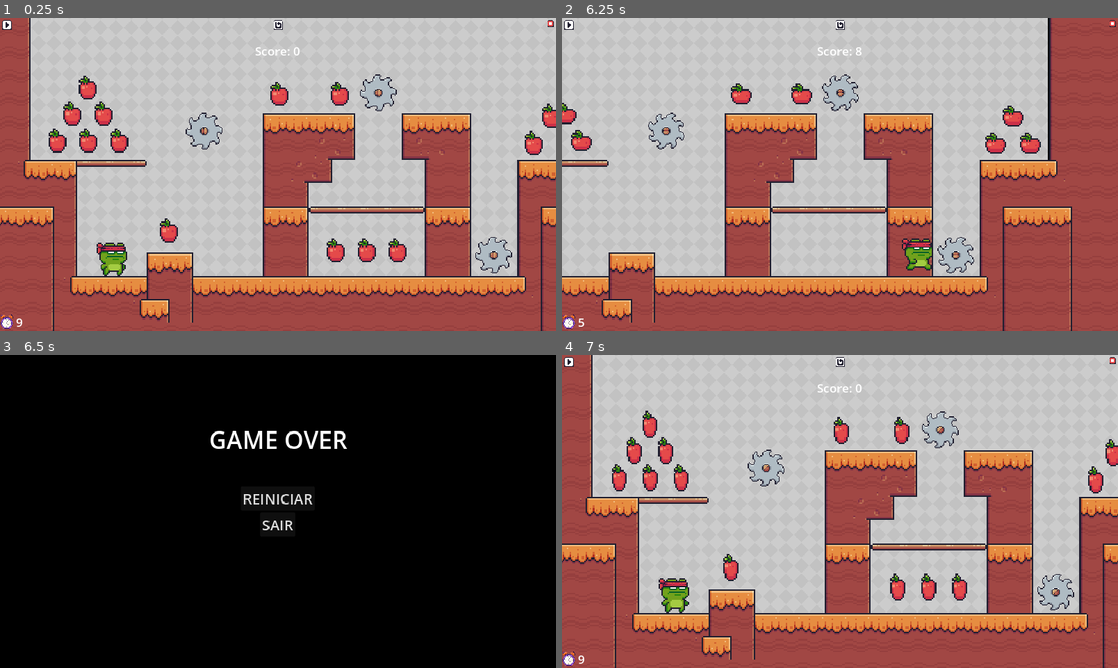
Above: before the commit, frames 1-4 (two rows, left to right).
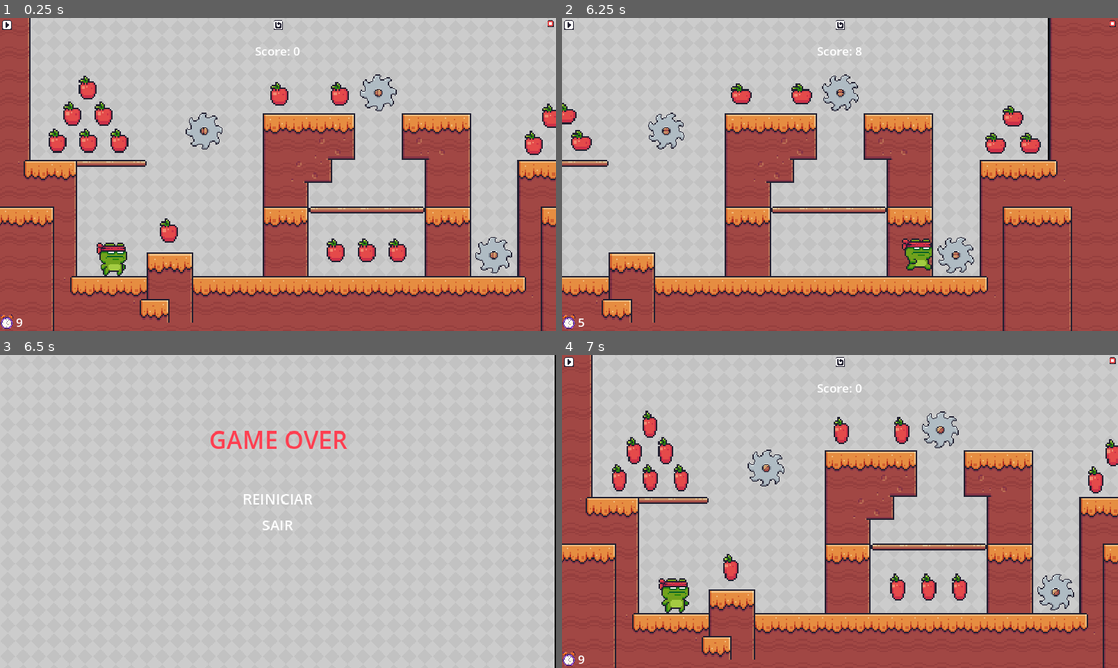
Above: after the commit, the same moments.

Repository: JotaV3/jogo_godot
Game: Godot game, scene res://main.tscn
Same seed, same stepped clock (60 frames per second), same inputs: the game is played once before the commit and once after it.
Inputs (mouse positions are in pixels of both pictures, inside the frame that each line leads up to):
- Up to frame 1 (0.25 s): no input
- Up to frame 2 (6.25 s): click (840, 24) at 0.5 s; click (840, 24) at 1.25 s; click (840, 24) at 2 s; hold D (right) 2.78-4.28 s; tap Space (jump) at 3.02, 3.77, 5.27, 6.02 s; hold A (left) 4.28-5.03 s; hold D (right) from 5.03 s (still down)
- Up to frame 3 (6.5 s): keep holding D (right)
- Up to frame 4 (7 s): release D (right) at 6.5 s; click "REINICIAR" at 6.5 s

Frames 1-2 are identical in both runs. In frame 3, 100% of the frame differs, in the area x 0-100%, y 0-100%; in frame 4, nothing differs.

Commit message:
segunda_versão

Diff:
--- a/scenes/control.gd
+++ b/scenes/control.gd
@@ -17,8 +17,10 @@
 func _process(delta):
 	score.text = str("Score: %d" % Manager.score)
 
-	if seconds == 0:
+	if seconds <= 0 && Manager.score < 30:
 		get_tree().change_scene_to_file("res://scenes/game_over.tscn")
+	elif Manager.score == 30:
+		get_tree().change_scene_to_file("res://scenes/game_won.tscn")
 
 func _on_timer_timeout():
 	seconds -= 1
--- a/scenes/game_over.tscn
+++ b/scenes/game_over.tscn
@@ -1,9 +1,21 @@
-[gd_scene load_steps=2 format=3 uid="uid://cwe1rrmdqun2u"]
+[gd_scene load_steps=3 format=3 uid="uid://cwe1rrmdqun2u"]
 
 [ext_resource type="Script" path="res://scenes/game_over.gd" id="1_tkd7r"]
+[ext_resource type="Texture2D" uid="uid://cxi8w1xe4k0g7" path="res://assets/Background/Gray.png" id="2_7rk8m"]
 
 [node name="game_over" type="CanvasLayer"]
 script = ExtResource("1_tkd7r")
+
+[node name="background" type="TextureRect" parent="."]
+anchors_preset = 15
+anchor_right = 1.0
+anchor_bottom = 1.0
+offset_right = -3.0
+offset_bottom = 25.0
+grow_horizontal = 2
+grow_vertical = 2
+texture = ExtResource("2_7rk8m")
+stretch_mode = 1
 
 [node name="game_over" type="Label" parent="."]
 offset_left = 433.0
@@ -11,7 +23,7 @@
 offset_right = 719.0
 offset_bottom = 208.5
 size_flags_horizontal = 4
-theme_override_colors/font_color = Color(1, 1, 1, 1)
+theme_override_colors/font_color = Color(1, 0.243427, 0.312854, 1)
 theme_override_font_sizes/font_size = 50
 text = "GAME OVER"
 
@@ -30,14 +42,18 @@
 [node name="restart" type="Button" parent="container"]
 layout_mode = 2
 size_flags_horizontal = 4
+theme_override_colors/font_color = Color(1, 1, 1, 1)
 theme_override_font_sizes/font_size = 30
 text = "REINICIAR"
+flat = true
 
 [node name="quit" type="Button" parent="container"]
 layout_mode = 2
 size_flags_horizontal = 4
+theme_override_colors/font_color = Color(1, 1, 1, 1)
 theme_override_font_sizes/font_size = 30
 text = "SAIR"
+flat = true
 
 [connection signal="pressed" from="container/restart" to="." method="_on_restart_pressed"]
 [connection signal="pressed" from="container/quit" to="." method="_on_quit_pressed"]
--- a/scenes/game_won.tscn
+++ b/scenes/game_won.tscn
@@ -1,10 +1,21 @@
-[gd_scene load_steps=2 format=3 uid="uid://doq22xdwv5i6x"]
+[gd_scene load_steps=3 format=3 uid="uid://doq22xdwv5i6x"]
 
 [ext_resource type="Script" path="res://scenes/game_won.gd" id="1_fgx0c"]
+[ext_resource type="Texture2D" uid="uid://cxi8w1xe4k0g7" path="res://assets/Background/Gray.png" id="2_u5kag"]
 
 [node name="game_won" type="CanvasLayer"]
-visible = false
 script = ExtResource("1_fgx0c")
+
+[node name="background" type="TextureRect" parent="."]
+anchors_preset = 15
+anchor_right = 1.0
+anchor_bottom = 1.0
+offset_right = -3.0
+offset_bottom = 25.0
+grow_horizontal = 2
+grow_vertical = 2
+texture = ExtResource("2_u5kag")
+stretch_mode = 1
 
 [node name="game_won" type="Label" parent="."]
 anchors_preset = 5
@@ -16,7 +27,7 @@
 offset_bottom = 213.0
 grow_horizontal = 2
 size_flags_horizontal = 4
-theme_override_colors/font_color = Color(1, 1, 1, 1)
+theme_override_colors/font_color = Color(8.6154e-06, 0.759174, 3.85046e-07, 1)
 theme_override_font_sizes/font_size = 50
 text = "VOCÊ VENCEU!"
 
@@ -35,14 +46,18 @@
 [node name="restart" type="Button" parent="container"]
 layout_mode = 2
 size_flags_horizontal = 4
+theme_override_colors/font_color = Color(1, 1, 1, 1)
 theme_override_font_sizes/font_size = 30
-text = "REINICIAR"
+text = "JOGAR NOVAMENTE"
+flat = true
 
 [node name="quit" type="Button" parent="container"]
 layout_mode = 2
 size_flags_horizontal = 4
+theme_override_colors/font_color = Color(1, 1, 1, 1)
 theme_override_font_sizes/font_size = 30
 text = "SAIR"
+flat = true
 
 [connection signal="pressed" from="container/restart" to="." method="_on_restart_pressed"]
 [connection signal="pressed" from="container/quit" to="." method="_on_quit_pressed"]
